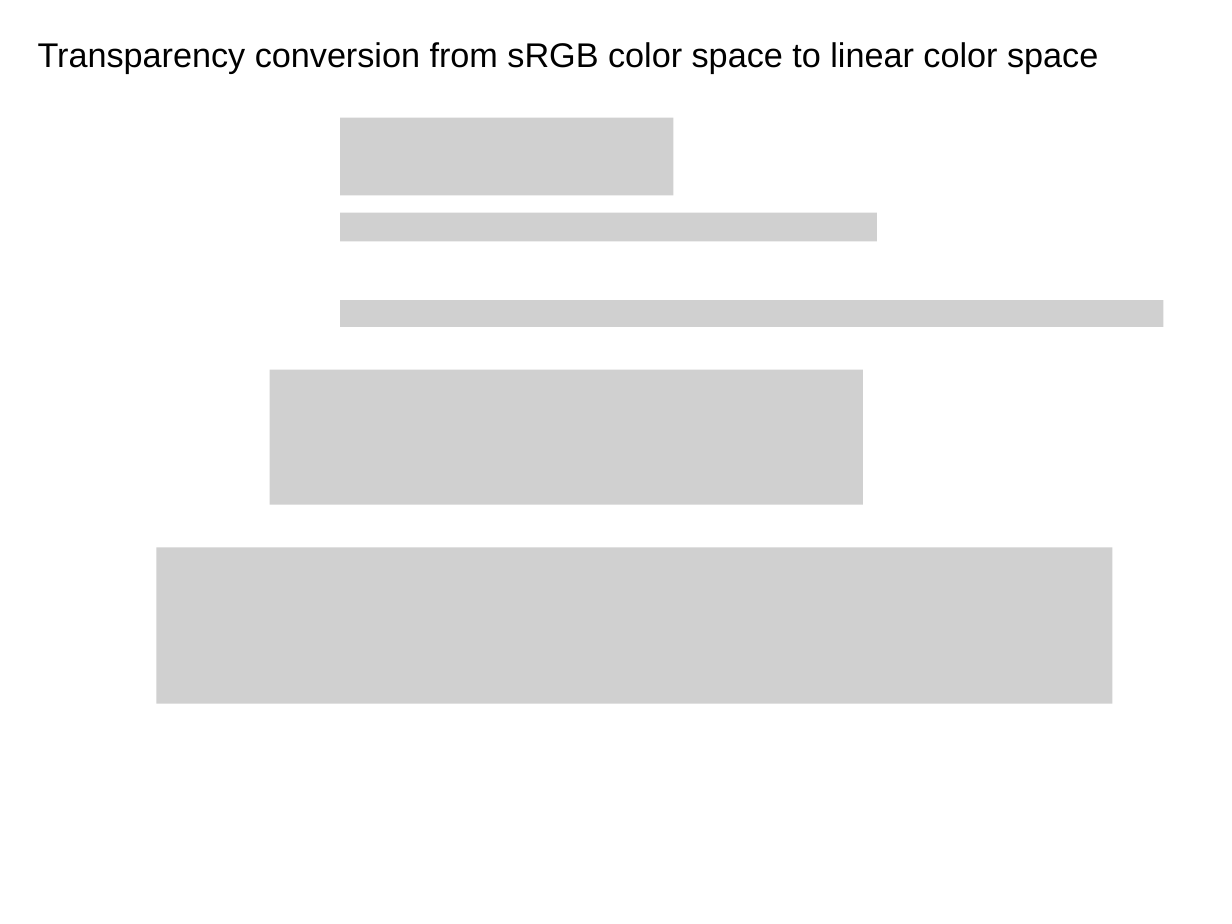
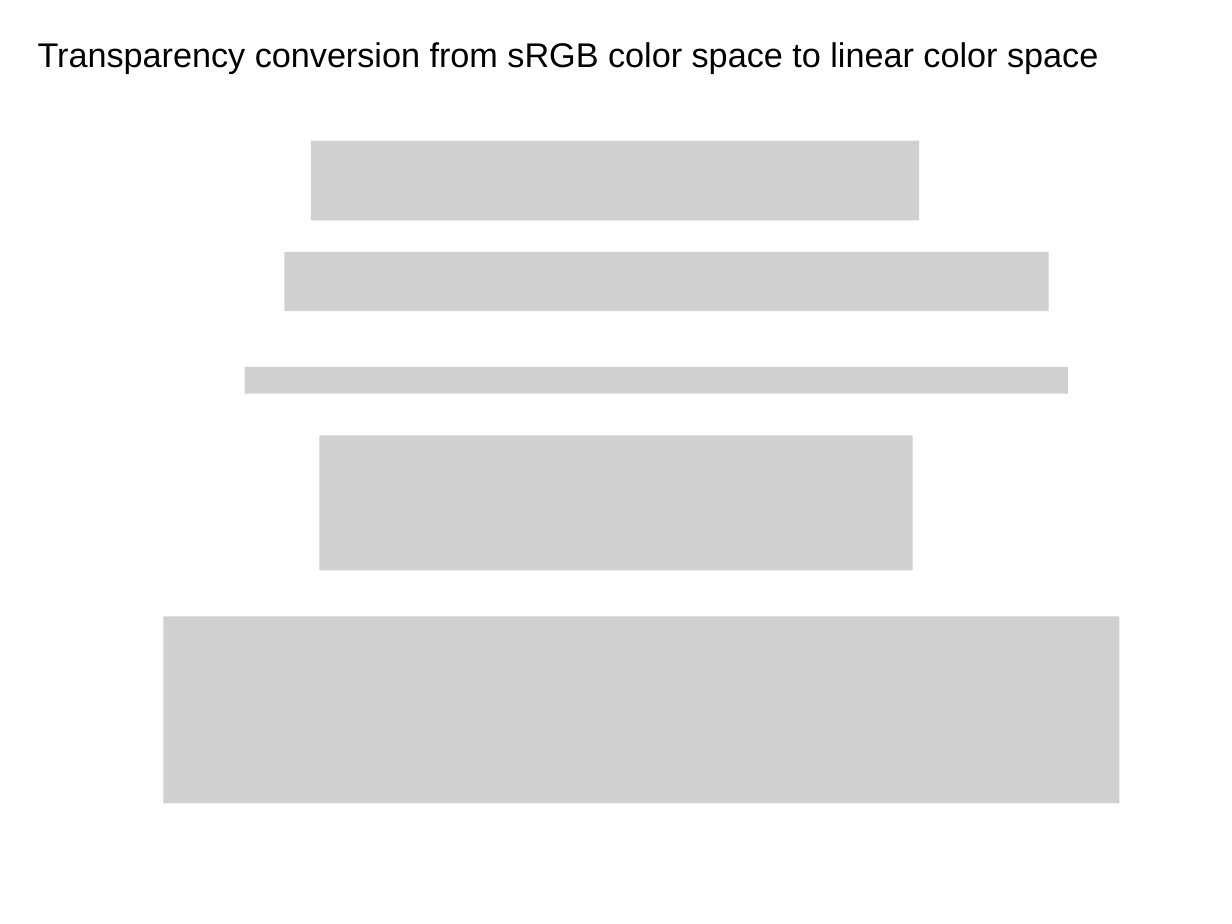
Before and after one commit to sotanmochi/TransparencyConverter, a slide deck: slide 9 of Assets/TransparencyConverter/Documentation~/TransparencyConverter.pptx (slide 5 before the commit). Drawn at 1232x924 pixels with LibreOffice and Linux fonts; fonts in the diff are those of the drawing; grey boxes stand for pictures. Boxes give left, top, right and bottom in pixels: in the first picture for what was removed or moved away, otherwise in the second. Text is boxed around its words. In the diff, an @@ line names an element or a change of style, - is before the commit and + after.

```diff
--- a/Assets/TransparencyConverter/Documentation~/TransparencyConverter.pptx
+++ b/Assets/TransparencyConverter/Documentation~/TransparencyConverter.pptx
@@ picture removed at [341, 118, 674, 195] @@
@@ picture added at [311, 141, 919, 221] @@
@@ picture removed at [341, 213, 877, 242] @@
@@ picture added at [284, 252, 1048, 311] @@
@@ picture removed at [341, 300, 1164, 326] @@
@@ picture added at [245, 367, 1068, 393] @@
@@ picture: place and size @@
-picture at [269, 370, 862, 504]
+picture at [319, 436, 913, 570]
@@ picture: place and size @@
-picture at [157, 547, 1112, 704]
+picture at [164, 616, 1119, 803]
```
Also in this commit, not shown: 4 other slides changed, 5 slides added, 1 other file.
